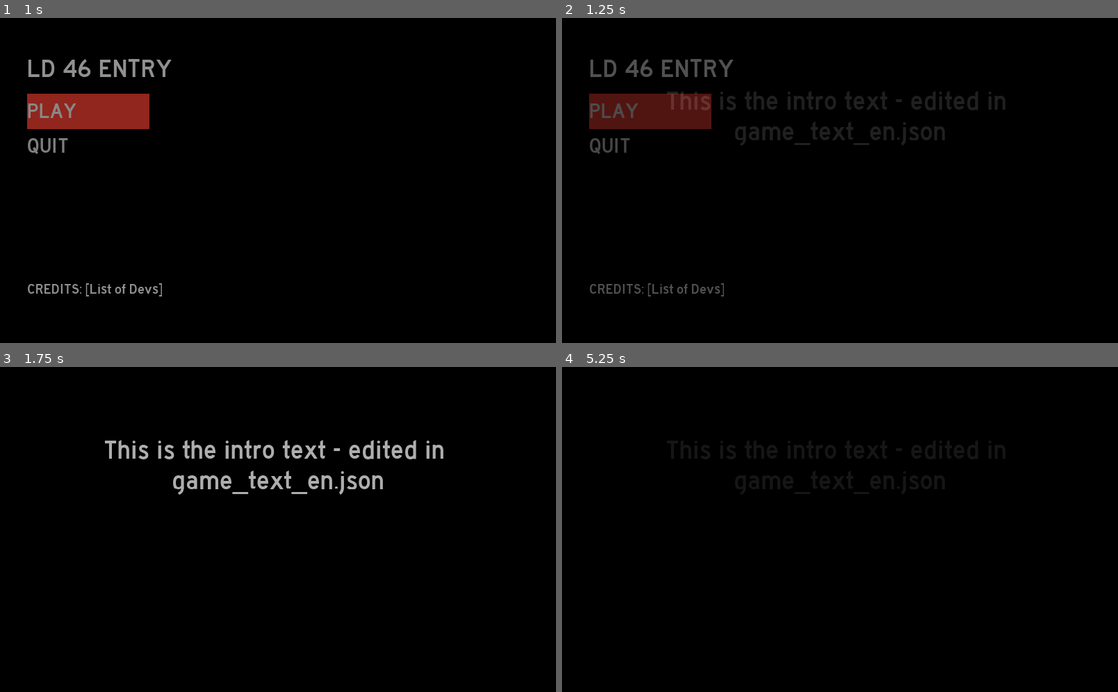
Above: before the commit, frames 1-4 (two rows, left to right).
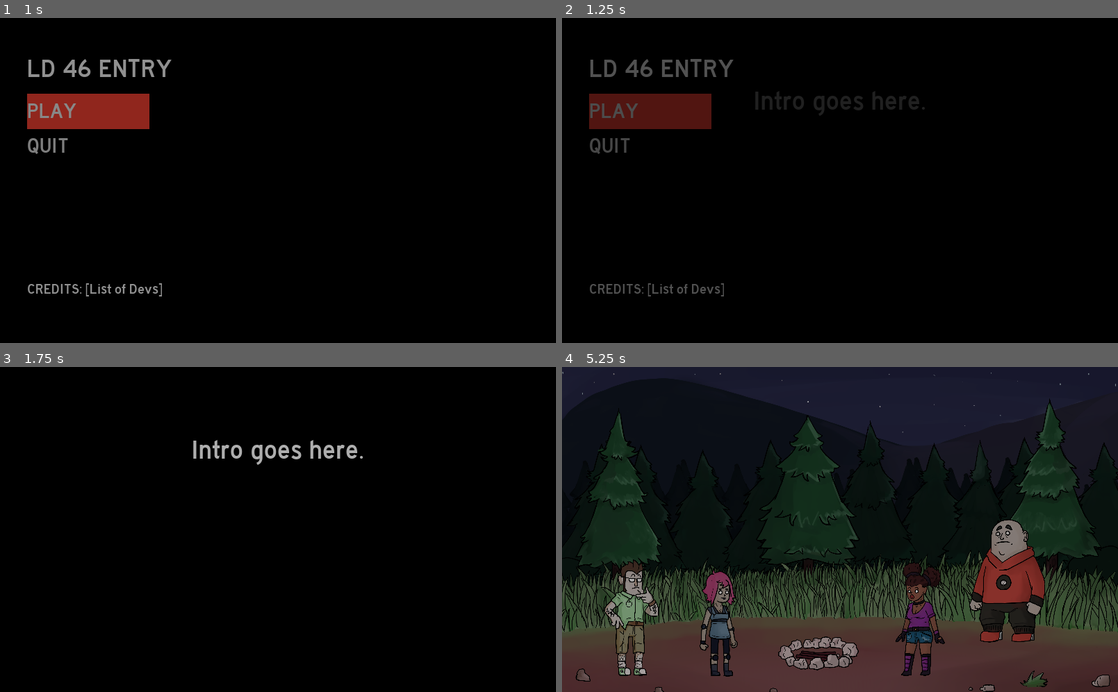
Above: after the commit, the same moments.

Repository: Hairic95/LD-46-project
Game: Godot game, scene res://Src/Scenes/MAIN_MENU.tscn
The game is run twice, just before and just after one commit, with the same random seed, the same clock (stepped at 60 frames per second) and the same inputs.
Inputs (mouse positions are in pixels of both pictures, inside the frame that each line leads up to):
- Up to frame 1 (1 s): click "PLAY" at 0.5 s
- Up to frame 2 (1.25 s): no input
- Up to frame 3 (1.75 s): click "PLAY" at 1.25 s
- Up to frame 4 (5.25 s): move the mouse to (962, 513) at 2.02 s; click (962, 513) at 2.17 s; tap Enter at 2.75 s; drag from (728, 545) to (812, 594) at 2.77 s; tap Space at 3.5 s; move the mouse to (895, 458) at 3.52 s; click (895, 458) at 3.67 s; drag from (812, 594) to (673, 480) at 4.27 s; move the mouse to (1006, 578) at 5.02 s; click (1006, 578) at 5.17 s

Frame 1 is identical in both runs. In frame 2, 1.7% of the frame differs, in the area x 18-80%, y 22-40%; in frame 3, 2.3%; in frame 4, 65%, in the area x 0-100%, y 0-100%.

Commit message:
Wood Gathering Text
Made wood gathering text trigger on drag to forest and made the text playback set the current character's name.

Diff:
--- a/Src/Entities/Character.gd
+++ b/Src/Entities/Character.gd
@@ -58,6 +58,7 @@
 		is_on_fire = true
 	if area.is_in_group("Forest"):
 		is_on_forest = true
+		BlackScreen.fade_in_screen("WOOD1", character_name)
 	print(area.get_groups())
 
 
--- a/Src/Text/game_text_en.json
+++ b/Src/Text/game_text_en.json
@@ -1,4 +1,5 @@
 {
     "_COMMENT_": "Stores all text. Format: text;time|next_text;next_time",
-    "INTRO": "This is the intro text - edited in game_text_en.json;4.0|This is the next text;3.0|This is third and last text;4.0"
+    "INTRO": "Intro goes here.;3.0",
+	"WOOD1": "% goes out into the woods in search of firewood.;3.0|They walk and walk and walk and walk and walk and walk and walk and walk…;3.0"
 }
--- a/Src/UIComponents/BlackScreen.gd
+++ b/Src/UIComponents/BlackScreen.gd
@@ -17,6 +17,7 @@
 var current_text_entites
 var current_text_entity
 var current_timer = 0.0
+var current_character_name = "Bob"
 
 # Signal when the fade-in/-out starts
 signal on_background_fade_in
@@ -34,8 +35,9 @@
 
 # MAIN FUNCTION FOR DISPLAYING TEXT
 # Displays the black-screen with text from the entity by entity_name
-func fade_in_screen(entity_name):
+func fade_in_screen(entity_name, character_name = ""):
 	set_text_entity(entity_name)
+	current_character_name = character_name;
 	handle_background_visibility(true)
 
 func _process(delta):
@@ -75,4 +77,8 @@
 
 func display_text_entity():
 	current_timer = current_text_entity.time
-	$Background/TextBox.bbcode_text = "[center]" + current_text_entity.text + "[/center]"
+	var text_to_set = current_text_entity.text
+	print(current_character_name)
+	text_to_set = text_to_set.replace("%", current_character_name)
+	print(text_to_set)
+	$Background/TextBox.bbcode_text = "[center]" + text_to_set + "[/center]"
--- a/Src/UIComponents/BlackScreen.tscn
+++ b/Src/UIComponents/BlackScreen.tscn
@@ -86,8 +86,7 @@
 } ]
 }
 
-[sub_resource type="Animation" id=3]
-resource_name = "fade-out"
+[sub_resource type="Animation" id=4]
 length = 1.5
 tracks/0/type = "value"
 tracks/0/path = NodePath("Background:modulate")
@@ -148,8 +147,7 @@
 "values": [ Color( 1, 1, 1, 1 ), Color( 1, 1, 1, 0 ) ]
 }
 
-[sub_resource type="Animation" id=5]
-resource_name = "fade-switch-text"
+[sub_resource type="Animation" id=6]
 length = 0.5
 step = 0.01
 tracks/0/type = "value"
@@ -211,7 +209,7 @@
 
 [node name="AnimationPlayer" type="AnimationPlayer" parent="."]
 anims/fade-in = SubResource( 2 )
-anims/fade-in-text = SubResource( 4 )
-anims/fade-out = SubResource( 3 )
-anims/fade-out-text = SubResource( 6 )
-anims/fade-switch-text = SubResource( 5 )
+anims/fade-in-text = SubResource( 3 )
+anims/fade-out = SubResource( 4 )
+anims/fade-out-text = SubResource( 5 )
+anims/fade-switch-text = SubResource( 6 )
Not shown: 2 places in Src/UIComponents/BlackScreen.tscn that only renumber resources
